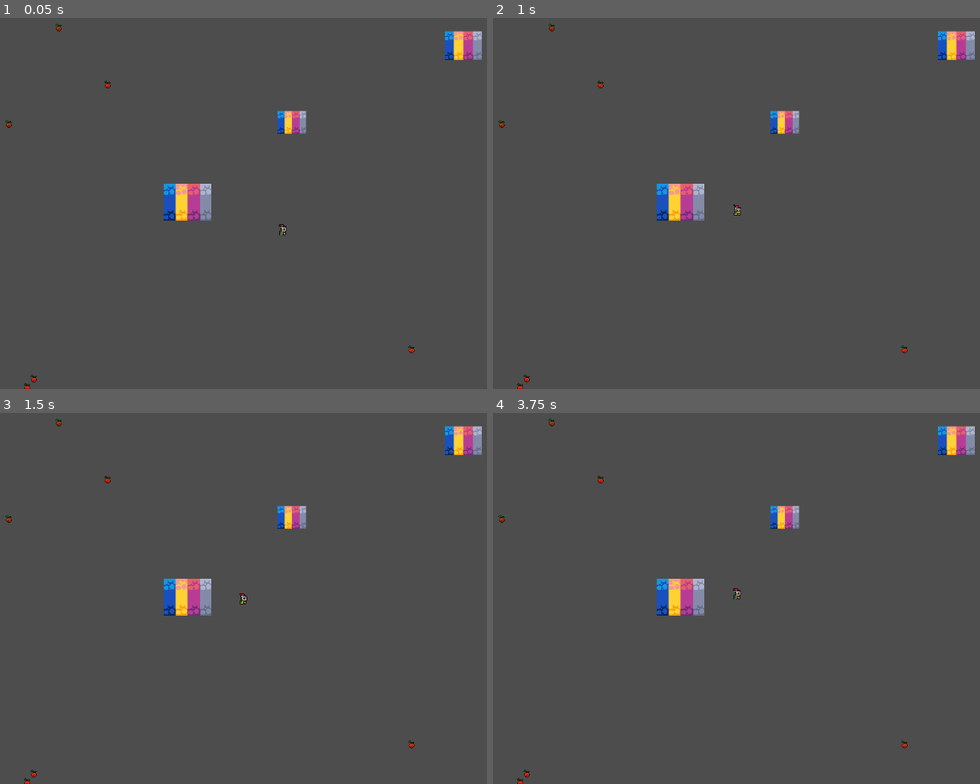
Above: before the commit, frames 1-4 (two rows, left to right).
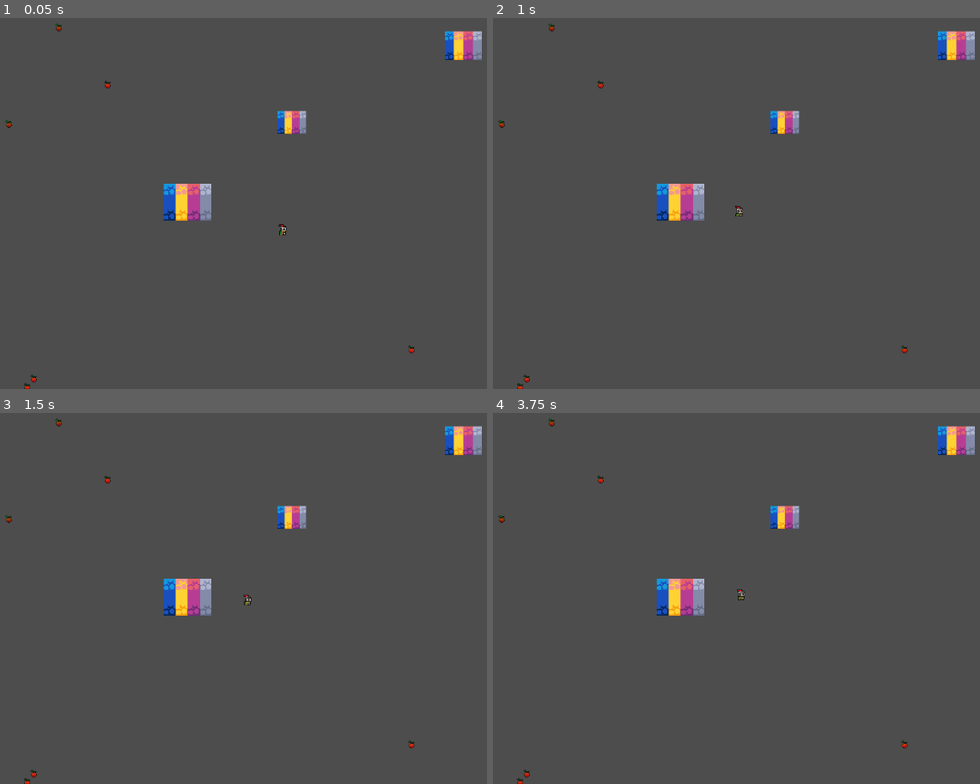
Above: after the commit, the same moments.

Repository: estherdefreitas/godot-agent
Game: Godot game, scene res://scenes/world.tscn
Same seed, same stepped clock (60 frames per second), same inputs: the game is played once before the commit and once after it.
Inputs:
- Up to frame 1 (0.05 s): no input
- Up to frame 2 (1 s): no input
- Up to frame 3 (1.5 s): tap Enter at 1.25 s
- Up to frame 4 (3.75 s): no input

Frame 1 is identical in both runs. In frame 2, less than 0.1% of the frame differs, in the area x 49-52%, y 50-54%; in frame 3, less than 0.1%, in the area x 49-52%, y 48-52%; in frame 4, less than 0.1%.

Commit message:
feat: one agent collecting resources

Diff:
--- a/godot-agent/scenes/agent.tscn
+++ b/godot-agent/scenes/agent.tscn
@@ -2,6 +2,10 @@
 
 [ext_resource type="Texture2D" uid="uid://ckdfpdtck2p1c" path="res://assets/sprites/knight.png" id="1_b2pv0"]
 [ext_resource type="Script" uid="uid://n0u8qvw7nikc" path="res://scripts/agent.gd" id="1_umeaf"]
+
+[sub_resource type="CapsuleShape2D" id="CapsuleShape2D_umeaf"]
+radius = 6.0
+height = 18.0
 
 [sub_resource type="AtlasTexture" id="AtlasTexture_umeaf"]
 atlas = ExtResource("1_b2pv0")
@@ -39,28 +43,23 @@
 "speed": 2.0
 }]
 
-[sub_resource type="CapsuleShape2D" id="CapsuleShape2D_umeaf"]
-radius = 6.0
-height = 18.0
-
-[sub_resource type="CapsuleShape2D" id="CapsuleShape2D_b2pv0"]
-radius = 71.0
-height = 142.0
+[sub_resource type="CircleShape2D" id="CircleShape2D_umeaf"]
+radius = 68.24954
 
 [node name="Agent" type="CharacterBody2D" unique_id=1230767359]
 script = ExtResource("1_umeaf")
+
+[node name="CollisionShape2D" type="CollisionShape2D" parent="." unique_id=295931052]
+shape = SubResource("CapsuleShape2D_umeaf")
 
 [node name="AnimatedSprite2D" type="AnimatedSprite2D" parent="." unique_id=612987359]
 position = Vector2(0, -4)
 sprite_frames = SubResource("SpriteFrames_go1c3")
 animation = &"idle"
 autoplay = "idle"
-frame_progress = 0.77392495
-
-[node name="CollisionShape2D" type="CollisionShape2D" parent="." unique_id=295931052]
-shape = SubResource("CapsuleShape2D_umeaf")
+frame_progress = 0.22147165
 
 [node name="PerceptionArea" type="Area2D" parent="." unique_id=19789054]
 
 [node name="CollisionShape2D" type="CollisionShape2D" parent="PerceptionArea" unique_id=321570903]
-shape = SubResource("CapsuleShape2D_b2pv0")
+shape = SubResource("CircleShape2D_umeaf")
--- a/godot-agent/scenes/danger.tscn
+++ b/godot-agent/scenes/danger.tscn
@@ -4,15 +4,16 @@
 [ext_resource type="Texture2D" uid="uid://c4mftwmkrlitq" path="res://assets/sprites/world_tileset.png" id="2_mlpom"]
 
 [sub_resource type="RectangleShape2D" id="RectangleShape2D_uo4qn"]
-size = Vector2(47, 44)
+size = Vector2(60, 45)
 
 [node name="Area2D" type="Area2D" unique_id=273438715]
 script = ExtResource("1_nq5mv")
 
 [node name="CollisionShape2D" type="CollisionShape2D" parent="." unique_id=234503815]
+position = Vector2(0, -0.5)
 shape = SubResource("RectangleShape2D_uo4qn")
 
-[node name="Sprite2D" type="Sprite2D" parent="." unique_id=1935955045]
+[node name="Sprite2D" type="Sprite2D" parent="." unique_id=1935955045 groups=["dangers"]]
 texture = ExtResource("2_mlpom")
 region_enabled = true
 region_rect = Rect2(0.8135109, 192.07506, 62.092148, 48.16844)
--- a/godot-agent/scripts/agent.gd
+++ b/godot-agent/scripts/agent.gd
@@ -1,30 +1,21 @@
-# scenes/Agent.gd
 extends CharacterBody2D
 
-# --- PAGE architecture mapping ---
-# Environment -> nodes: Mushrooms (Area2D), DangerAreas (Area2D)
-# Perception -> Area2D child (Perception)
-# Goal -> prioridade interna (manter energia > limiar, coletar, evitar)
-# Action -> movimento: explorar, seek, flee
+enum State { EXPLORE, SEEK, FLEE, IDLE }
 
-enum State { EXPLORE, SEEK, FLEE, IDLE }
 var screen_size
 
-# parâmetros
 @export var max_speed: float = 140.0
 @export var perception_radius: float = 160.0
 @export var max_energy: float = 100.0
-@export var energy_threshold: float = 30.0  # prioridade para recolher se abaixo
-@export var energy_depletion_move: float = 5.0  # por segundo quando anda
+@export var energy_threshold: float = 30.0
+@export var energy_depletion_move: float = 5.0
 @export var danger_damage_per_sec: float = 20.0
 
-# estado interno
 var energy: float
 var state: State = State.EXPLORE
 var target_mushroom: Node = null
 var flee_from_position: Vector2 = Vector2.ZERO
 
-# nós
 @onready var perception_area: Area2D = $PerceptionArea
 @onready var perception_shape: CollisionShape2D = $PerceptionArea/CollisionShape2D
 
@@ -32,15 +23,13 @@
 	screen_size = get_viewport_rect().size
 	name = "Agent"
 	energy = max_energy
-	# ajusta área de percepção
+
 	var shape = perception_shape.shape
 	if shape is CircleShape2D:
 		shape.radius = perception_radius
+
 	perception_area.monitoring = true
 	perception_area.monitorable = true
-	set_process(true)
-	set_physics_process(true)
-
 
 func _physics_process(delta: float) -> void:
 	_update_perception()
@@ -48,12 +37,24 @@
 	_perform_action(delta)
 	_apply_energy_decay(delta)
 	_check_dead()
+
 	position.x = clamp(position.x, 0, screen_size.x)
 	position.y = clamp(position.y, 0, screen_size.y)
 
-# PERCEPTION
+# ------------------ PERCEPTION ------------------
+
 var seen_mushrooms: Array = []
 var seen_dangers: Array = []
+
+func _update_perception() -> void:
+	seen_mushrooms.clear()
+	seen_dangers.clear()
+
+	for a in perception_area.get_overlapping_areas():
+		if a.is_in_group("mushrooms"):
+			seen_mushrooms.append(a)
+		elif a.is_in_group("dangers"):
+			seen_dangers.append(a)
 
 func _nearest_node(nodes: Array) -> Node:
 	if nodes.is_empty():
@@ -67,63 +68,41 @@
 		if dist < min_distance:
 			min_distance = dist
 			nearest = n
+
 	return nearest
 
-func _update_perception() -> void:
-	seen_mushrooms.clear()
-	seen_dangers.clear()
-	var areas = perception_area.get_overlapping_areas()
-	for a in areas:
-		print("Detectou algo:", a.name)
-		if a is Area2D:
-			if a.has_method("energy_amount"):
-				seen_mushrooms.append(a)
-			elif a.name.begins_with("Danger"):
-				seen_dangers.append(a)
-			else:
-				# tentativa de distinguir por sinal
-				if a.has_method("set_radius_scale"):
-					seen_dangers.append(a)
-	# também checa colisões ponto-a-ponto (se estiver dentro de uma danger, pode levar dano)
-	# (mais adiante no _apply_energy_decay usamos distâncias)
+# ------------------ GOAL ------------------
 
-# GOAL (priorização)
 func _decide_goal() -> void:
-	# 1) Se perigo muito perto -> fugir
 	if seen_dangers.size() > 0:
-		# pega o perigo mais próximo
 		var nearest_danger = _nearest_node(seen_dangers)
 		var dist = nearest_danger.global_position.distance_to(global_position)
-		if dist < (nearest_danger.radius if nearest_danger.has_method("radius") else 120):
+		if dist < 100:
 			state = State.FLEE
 			flee_from_position = nearest_danger.global_position
 			target_mushroom = null
 			return
 
-	# 2) Se energia baixa -> procurar cogumelo
 	if energy < energy_threshold:
-		# se enxergou cogumelos, vai para o mais próximo
 		if seen_mushrooms.size() > 0:
 			target_mushroom = _nearest_node(seen_mushrooms)
 			state = State.SEEK
 			return
 		else:
-			# se não vê, explorar com prioridade de encontrar cogumelos (random walk)
 			state = State.EXPLORE
 			target_mushroom = null
 			return
 
-	# 3) Se viu um cogumelo e está com energia normal -> pode coletar
 	if seen_mushrooms.size() > 0:
 		target_mushroom = _nearest_node(seen_mushrooms)
 		state = State.SEEK
 		return
 
-	# default
 	state = State.EXPLORE
 	target_mushroom = null
 
-# ACTIONS
+# ------------------ ACTIONS ------------------
+
 var rng := RandomNumberGenerator.new()
 var wander_direction: Vector2 = Vector2.RIGHT
 var wander_change_time := 0.0
@@ -138,21 +117,20 @@
 			_action_flee(delta)
 		State.IDLE:
 			velocity = Vector2.ZERO
-	# aplica movimento
+
 	if velocity.length() > 0:
 		velocity = velocity.limit_length(max_speed)
 
 	move_and_slide()
 
-
 func _action_explore(delta: float) -> void:
-	# passeio aleatório suave (mudamos direção de vez em quando)
 	wander_change_time -= delta
 	if wander_change_time <= 0:
 		rng.randomize()
 		var angle = rng.randf_range(0, PI * 2)
 		wander_direction = Vector2(cos(angle), sin(angle)).normalized()
 		wander_change_time = rng.randf_range(1.0, 3.0)
+
 	velocity = wander_direction * max_speed * 0.6
 
 func _action_seek(delta: float) -> void:
@@ -160,56 +138,53 @@
 		state = State.EXPLORE
 		target_mushroom = null
 		return
+
 	var dir = (target_mushroom.global_position - global_position).normalized()
 	velocity = dir * max_speed
-	# se estiver bem perto, coleta automaticamente (simular colisão)
-	if global_position.distance_to(target_mushroom.global_position) < 18:
+
+	var dist = global_position.distance_to(target_mushroom.global_position)
+
+	# Distância aumentada para garantir coleta
+	if dist < 30:
 		_collect_mushroom(target_mushroom)
 
 func _action_flee(delta: float) -> void:
-	# move-se na direção oposta do perigo
 	var dir = (global_position - flee_from_position).normalized()
 	velocity = dir * max_speed * 1.1
-	# se longe o suficiente, volta a explorar
+
 	if global_position.distance_to(flee_from_position) > perception_radius * 1.2:
 		state = State.EXPLORE
 
-# interação de coleta
+# ------------------ COLLECTION ------------------
+
 func _collect_mushroom(mushroom: Node) -> void:
 	if not mushroom or not is_instance_valid(mushroom):
 		return
-	# supomos que o mushroom tem 'energy_amount' (no nosso Mushroom.gd)
-	var amount = 0
-	if "energy_amount" in mushroom:
-		amount = mushroom.energy_amount
-	elif mushroom.has_method("get_energy_amount"):
-		amount = mushroom.get_energy_amount()
+
+	var amount = mushroom.get_energy_amount()
+
 	energy = min(max_energy, energy + amount)
-	# atualiza estado e pede ao jogo para spawnar outro
-	# Se o cogumelo já se removeu via sinal, apenas atualizamos energia.
-	# Também podemos emitir um som ou animação aqui.
-	# Não tentamos queue_free aqui porque o cogumelo já faz isso ao detectar o Agent
+
+	mushroom.collect()
+
+	print("Agente coletou:", amount)
+
 	target_mushroom = null
 	state = State.EXPLORE
 
-# Energia: caminhar gasta energia; ficar em danger causa dano
+# ------------------ ENERGY ------------------
+
 func _apply_energy_decay(delta: float) -> void:
-	# gasto por movimento
 	if velocity.length() > 1.0:
 		energy -= energy_depletion_move * delta
-	# dano ao ficar dentro de uma danger (se estiver sobrepondo alguma danger)
-	var areas = perception_area.get_overlapping_areas()
-	for a in areas:
-		if a and a.has_method("set_radius_scale"):
-			# está dentro de uma zona perigosa
+
+	for a in perception_area.get_overlapping_areas():
+		if a.is_in_group("dangers"):
 			energy -= danger_damage_per_sec * delta
 
-	# bloqueia energia entre 0 e max
 	energy = clamp(energy, 0.0, max_energy)
 
 func _check_dead() -> void:
 	if energy <= 0.0:
 		state = State.IDLE
 		velocity = Vector2.ZERO
-		# mostra que morreu (pode adicionar animação)
-		# Para simplicidade: paramos tudo. Você pode reiniciar cena ou reabastecer depois.
--- a/godot-agent/scripts/danger.gd
+++ b/godot-agent/scripts/danger.gd
@@ -1,14 +1,14 @@
-# scenes/DangerArea.gd
 extends Area2D
 
 @export var base_radius: float = 80.0
 var radius: float = 80.0
+
 @onready var collision_shape: CollisionShape2D = $CollisionShape2D
 
 func _ready():
 	monitoring = true
 	monitorable = true
-	# ajusta o CollisionShape2D CircleShape2D radius
+	add_to_group("dangers")
 	_apply_radius()
 
 func set_radius_scale(scale: float) -> void:
@@ -17,8 +17,8 @@
 
 func _apply_radius() -> void:
 	var shape = collision_shape.shape
-	if typeof(shape) == TYPE_OBJECT and shape is CircleShape2D:
+	if shape is CircleShape2D:
 		shape.radius = radius
-	# ajusta visual se houver sprite
+
 	if $Sprite2D:
 		$Sprite2D.scale = Vector2(radius / base_radius, radius / base_radius)
--- a/godot-agent/scripts/resource.gd
+++ b/godot-agent/scripts/resource.gd
@@ -1,15 +1,15 @@
-# scenes/Mushroom.gd
 extends Area2D
 
 signal collected(amount)
 
-@export var energy_amount: int = 20  # default, será alterado no _ready para diversidade
+@export var energy_amount: int = 20
 var rng := RandomNumberGenerator.new()
 
 func _ready():
 	rng.randomize()
-	# energia variada: pequeno(10), médio(20), grande(40)
+
 	var choice = rng.randi_range(0, 2)
+
 	match choice:
 		0:
 			energy_amount = 10
@@ -20,25 +20,13 @@
 		2:
 			energy_amount = 40
 			$Sprite2D.modulate = Color(0.9, 0.7, 0.8)
-	monitoring = true
-	monitorable = true
+
+	add_to_group("mushrooms")
+
+func get_energy_amount():
+	return energy_amount
 
 func collect():
+	print("COLETOU")
 	emit_signal("collected", energy_amount)
 	queue_free()
-
-func _on_body_entered(body):
-	if body.name == "Agent":
-		# emite sinal e remove-se
-		collect()
-		# informa o Game para spawnar outro
-		var game = get_tree().get_root().get_node_or_null("root/Main") # alternativa - veja abaixo nota
-		# Para simplicidade, chamamos o parent que é Main: assumimos a hierarquia Main -> Mushrooms -> this
-		var main = get_tree().get_current_scene()
-		# Melhor: procura um nó chamado "Main" na cena
-		var root = get_tree().get_root()
-		# Simples e robusto: procurar por um nó chamado "Game" ou "Main" na cena
-		# Em vez de tentar ser complexo, chamamos o parent do parent:
-		var main_node = get_parent().get_parent()
-		if main_node and main_node.has_method("on_mushroom_collected"):
-			main_node.on_mushroom_collected()
